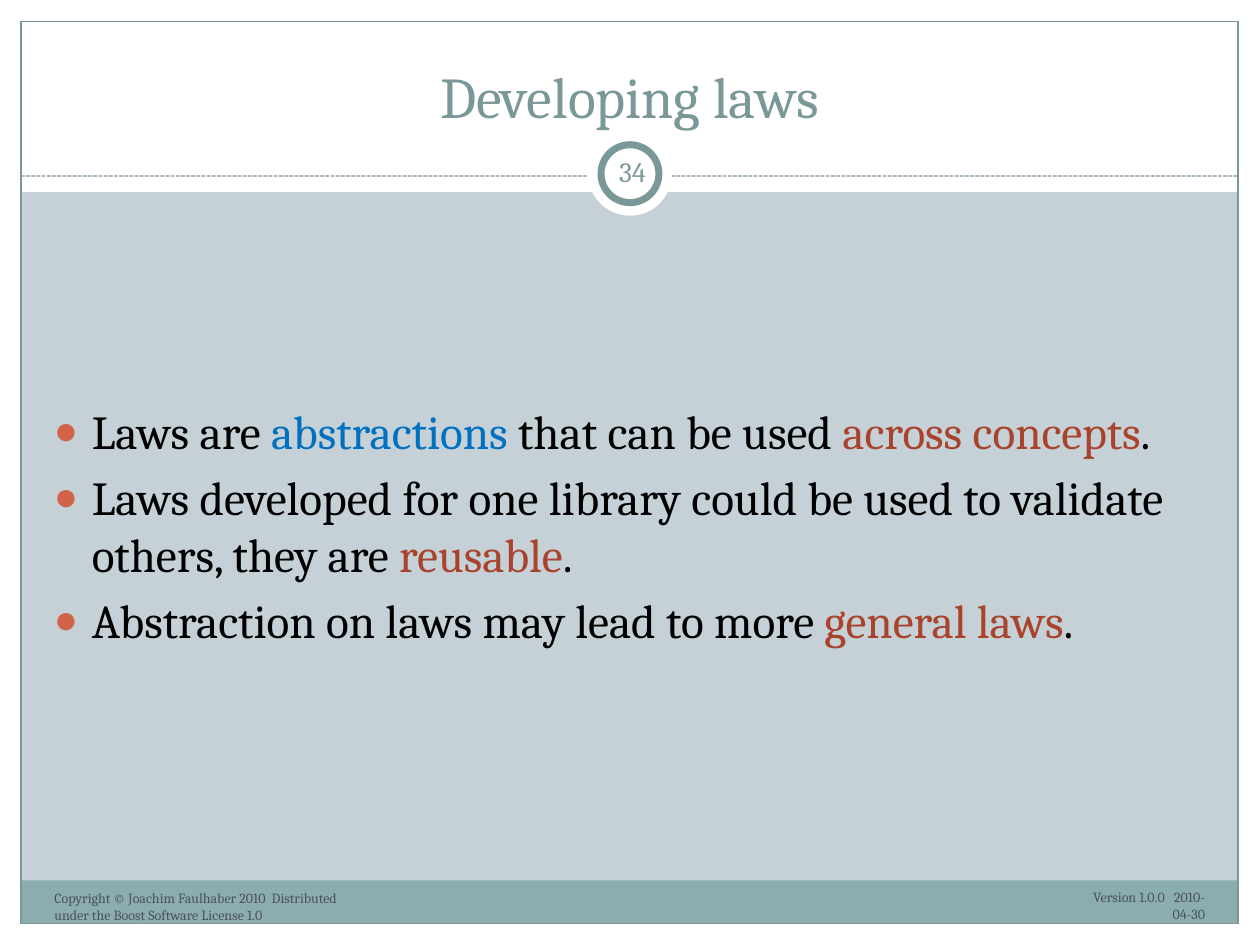
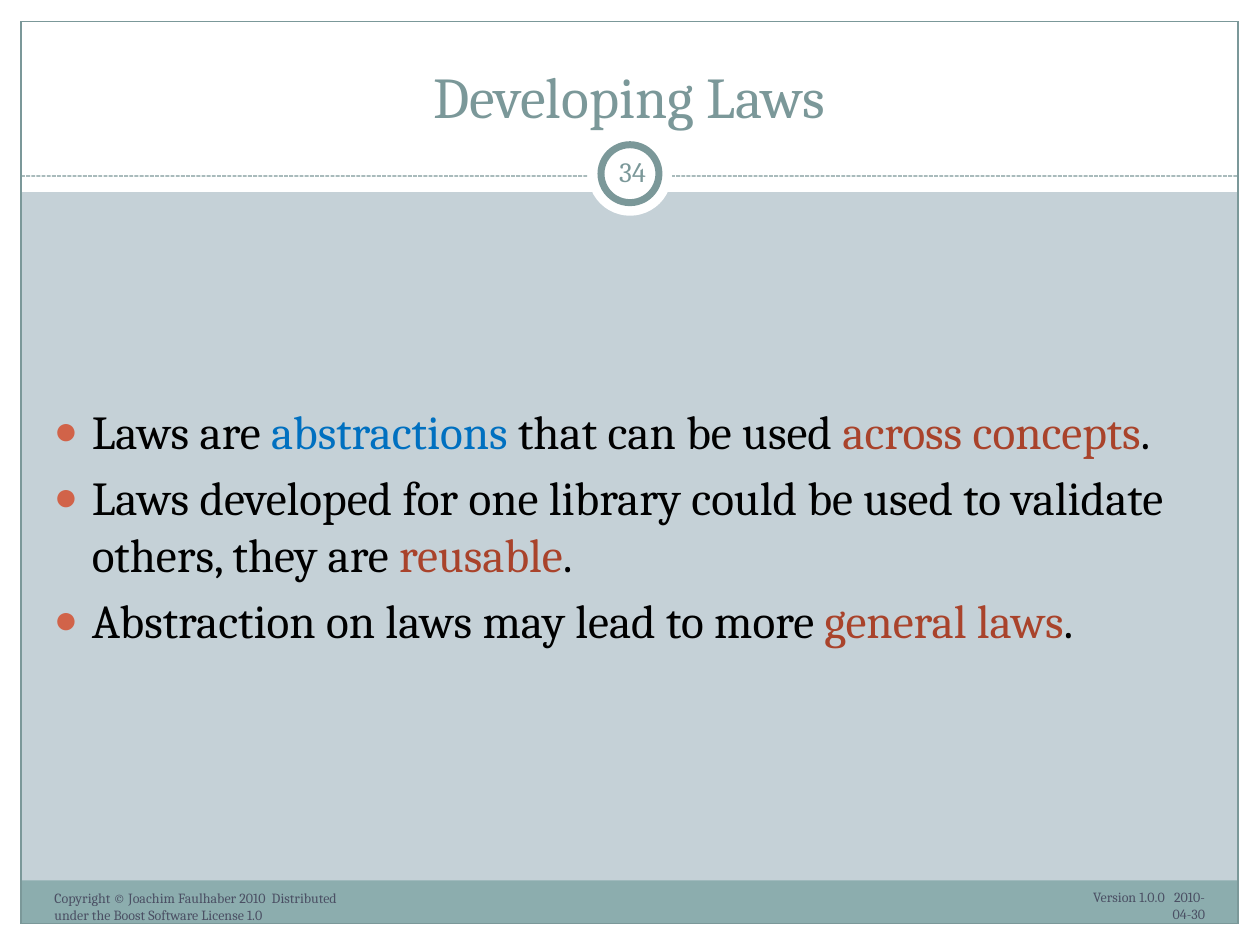
Before and after one commit to ryppl/boost-history, a slide deck: slide 34 of itl/libs/validate/doc/boostcon2010/BoostAlabaster.pptx. Drawn at 1260x945 pixels with LibreOffice and Linux fonts; fonts in the diff are those of the drawing. Boxes give left, top, right and bottom in pixels: in the first picture for what was removed or moved away, otherwise in the second. Text is boxed around its words. In the diff, an @@ line names an element or a change of style, - is before the commit and + after.

```diff
--- a/itl/libs/validate/doc/boostcon2010/BoostAlabaster.pptx
+++ b/itl/libs/validate/doc/boostcon2010/BoostAlabaster.pptx
@@ title at [433,78,826,131]: text changed @@
-Developing laws
+Developing Laws
```
Also in this commit, not shown: 9 other slides changed, 1 other file.
